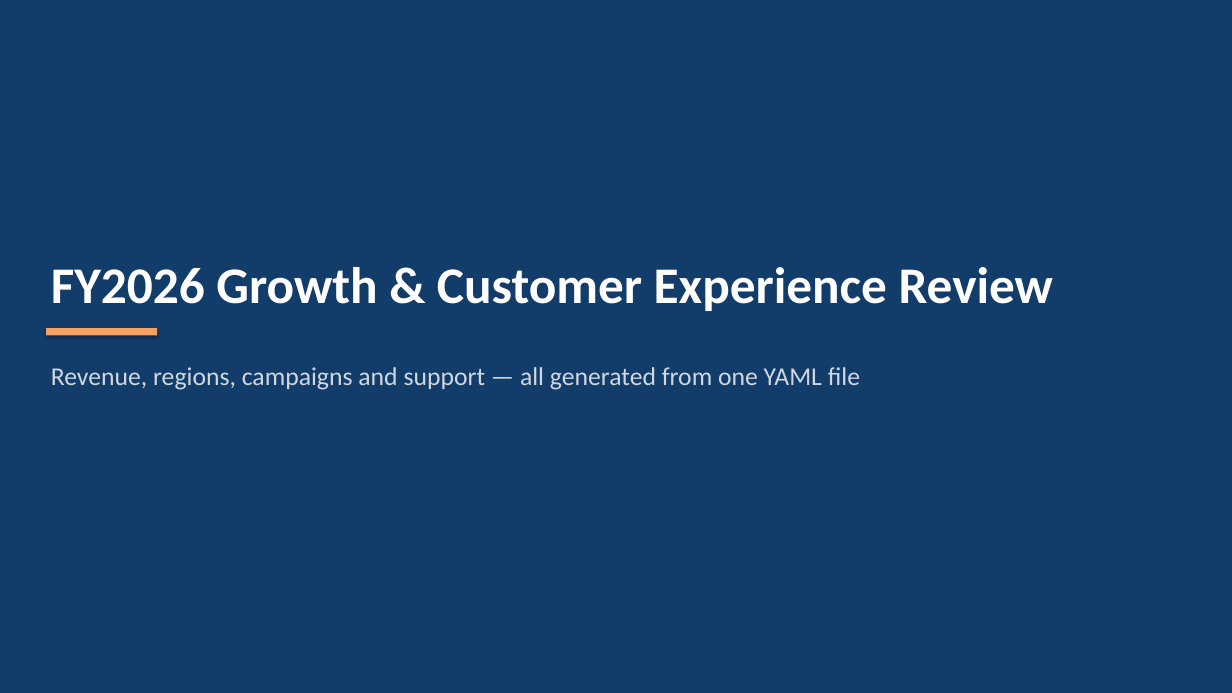
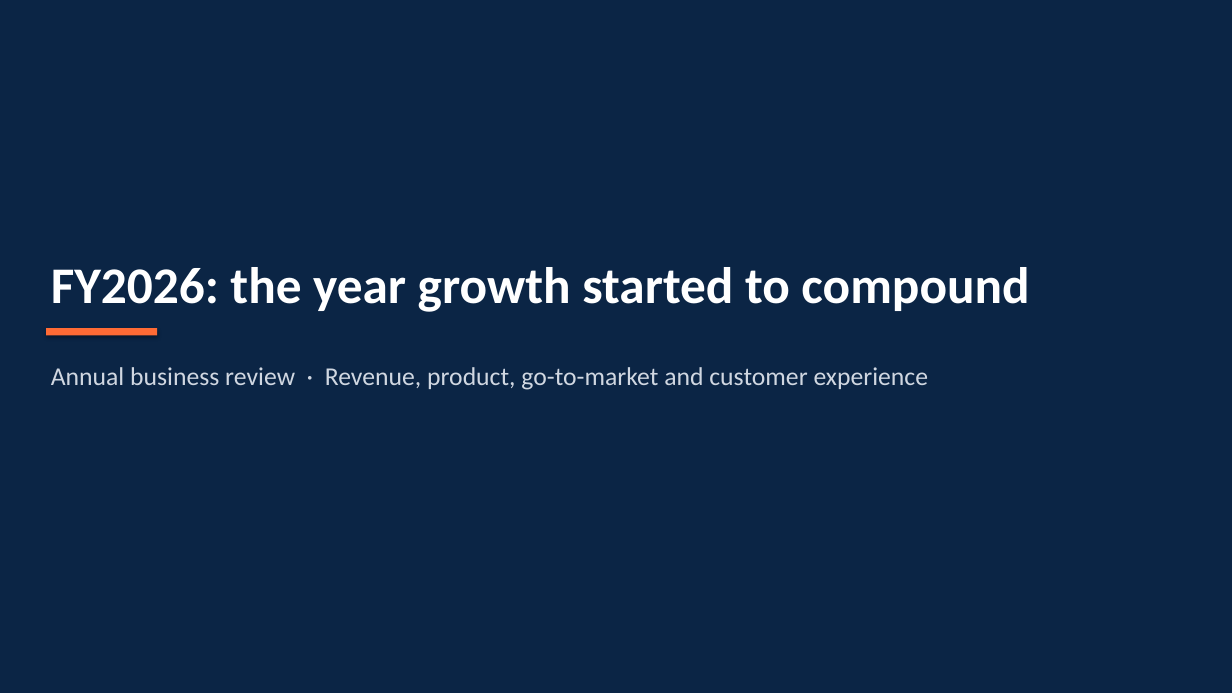
Before and after one commit to FrocketGaming/PPT_DEMO, a slide deck: slide 1 of out/demo_advanced.pptx. Drawn at 1232x693 pixels with LibreOffice and Linux fonts; fonts in the diff are those of the drawing. Boxes give left, top, right and bottom in pixels: in the first picture for what was removed or moved away, otherwise in the second. Text is boxed around its words. In the diff, an @@ line names an element or a change of style, - is before the commit and + after.

```diff
--- a/out/demo_advanced.pptx
+++ b/out/demo_advanced.pptx
@@ background #123C69 to #0B2545 @@
@@ text at (51, 267, 1029, 312): text changed @@
-FY2026 Growth & Customer Experience Review
+FY2026: the year growth started to compound
@@ rectangle at (46, 328, 157, 335): fill #F4A261 to #FF6B35 @@
@@ text at (51, 367, 929, 390): text changed @@
-Revenue, regions, campaigns and support — all generated from one YAML file
+Annual business review · Revenue, product, go-to-market and customer experience
```
Also in this commit, not shown: 16 slides added, 13 slides removed, 5 other files.
